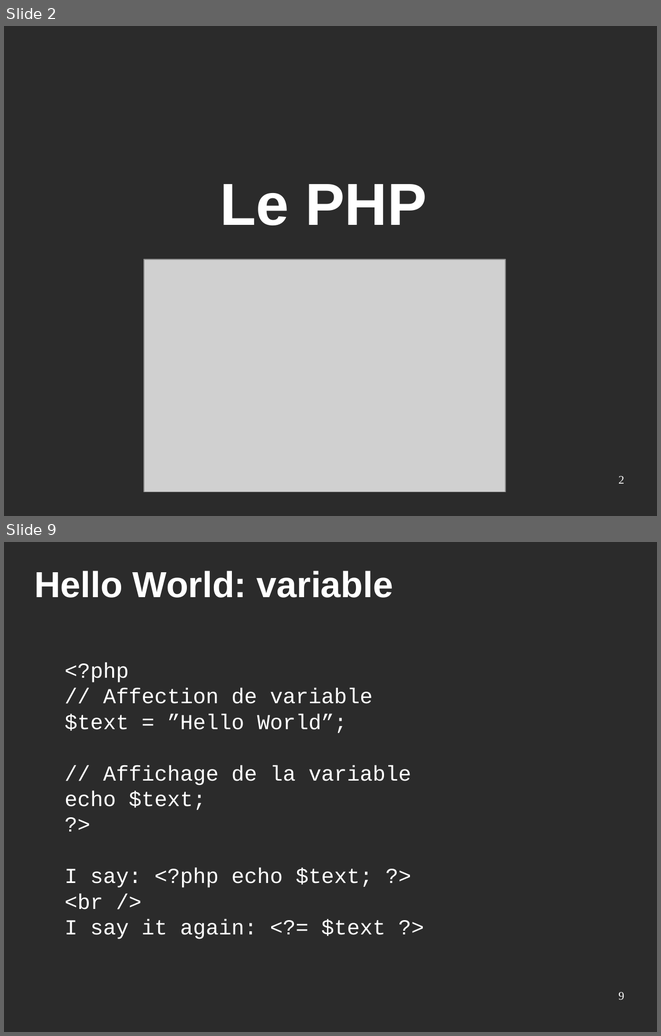
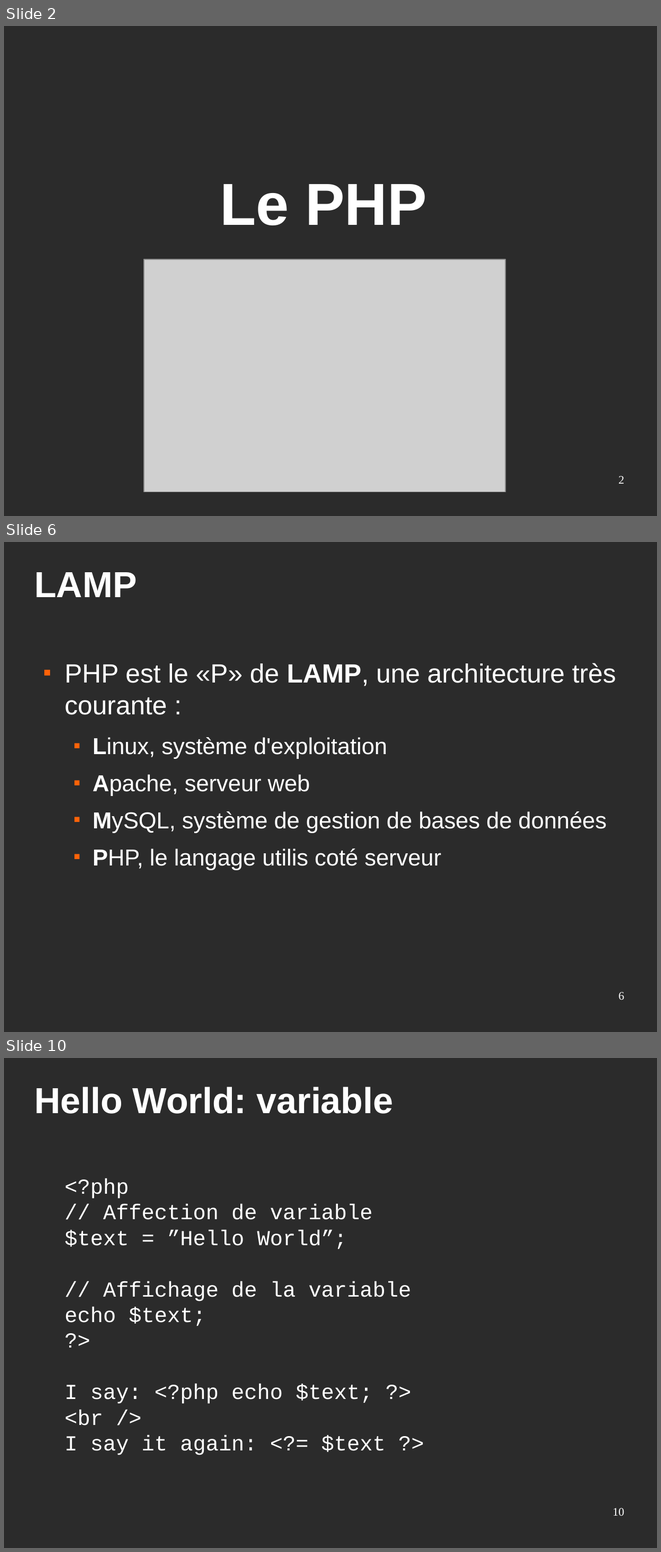
Before and after one commit to Eirbware/Formation, a slide deck: presentations/php.odp. Shown one above the other, each under a label of ours: slides 2 and 9 before the commit, slides 2, 6 and 10 after it; the slides between them are not shown. The pictures are 661x1036 and 661x1552 pixels, drawn with LibreOffice and Linux fonts; fonts in the diff are those of the drawing; grey boxes stand for pictures; background and template pictures are left out; a plain dark background stands for a picture behind light text. Boxes give left, top, right and bottom in pixels: in the first picture for what was removed or moved away, otherwise in the second. Text is boxed around its words. In the diff, an @@ line names an element or a change of style, - is before the commit and + after.

```diff
--- a/presentations/php.odp
+++ b/presentations/php.odp
@@ slide 6 added at (4, 542, 657, 1032), background picture (left out) @@
@@ title added at (34, 572, 136, 597), 44 pt, text #FFFFFF, bold @@
+LAMP
@@ text added at (64, 663, 616, 870), 28 pt, text #FFFFFF @@
+■ PHP est le «P» de LAMP, une architecture très courante :
+  ■ Linux, système d'exploitation
+  ■ Apache, serveur web
+  ■ MySQL, système de gestion de bases de données
+  ■ PHP, le langage utilis coté serveur
@@ page number added at (618, 991, 624, 999), 14 pt, text #FFFFFF @@
+6
@@ what was slide 9 is now slide 10 @@
@@ page number at (612, 1507, 624, 1515): text changed @@
-9
+10
```
Also in this commit, not shown: 7 slides changed.
